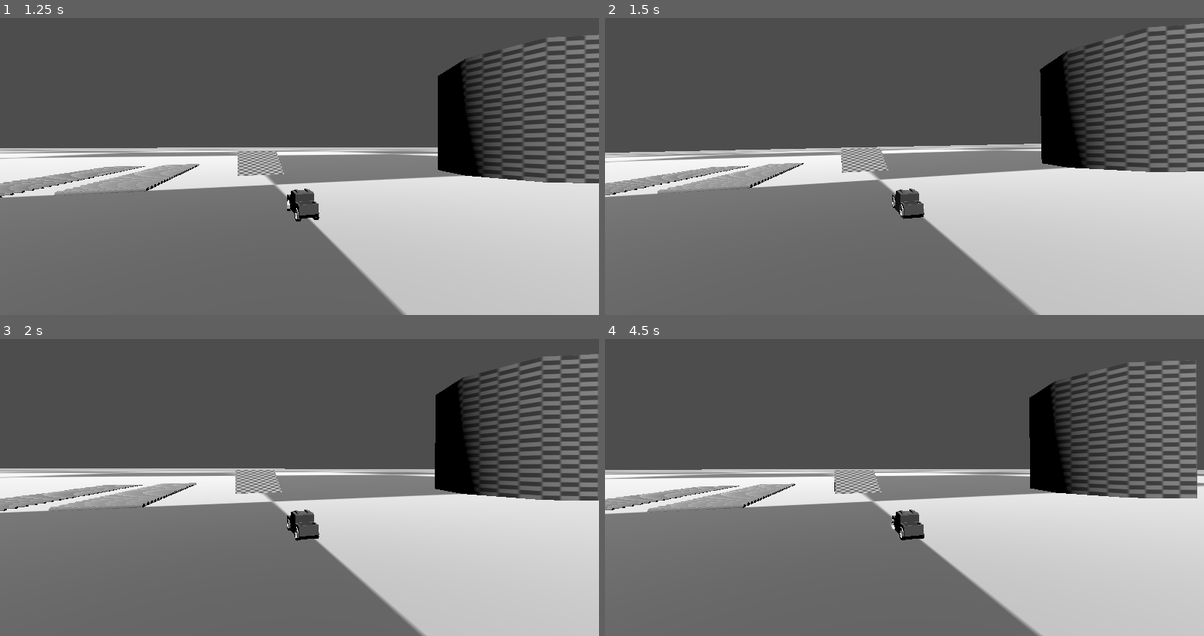
Above: before the commit, frames 1-4 (two rows, left to right).
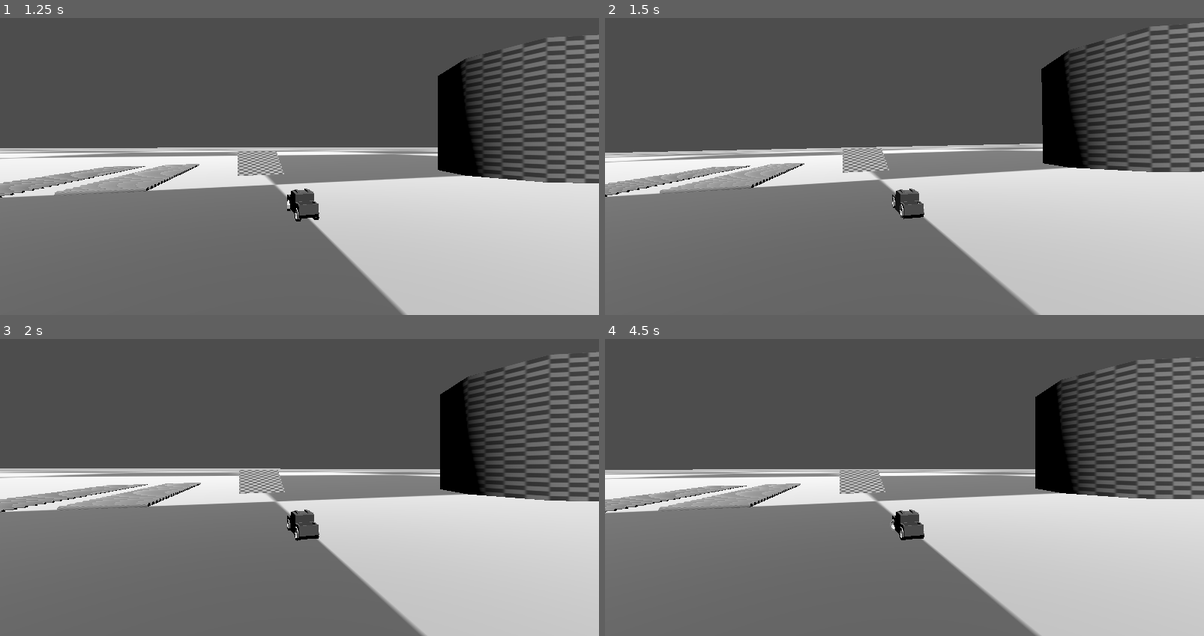
Above: after the commit, the same moments.

Repository: luankaike-code/jh_conclusao_dev
Game: Godot game, scene res://scenes/worlds/test/test_world.tscn
Same seed, same stepped clock (60 frames per second), same inputs: the game is played once before the commit and once after it.
Inputs:
- Up to frame 1 (1.25 s): hold D (game_turn_right) from 0.53 s (still down); tap S (game_deceleration) at 0.6 s
- Up to frame 2 (1.5 s): release D (game_turn_right) at 1.28 s; hold Shift (game_hand_brake) from 1.28 s (still down); tap S (game_deceleration) at 1.35 s
- Up to frame 3 (2 s): keep holding Shift (game_hand_brake)
- Up to frame 4 (4.5 s): release Shift (game_hand_brake) at 2.03 s; hold D (game_turn_right) 2.03-2.78 s; tap S (game_deceleration) every 0.75 s from 2.1 to 4.35 s; hold W (game_acceleration) 2.78-3.53 s; hold A (game_turn_left) from 3.53 s (still down)

Frame 1 is identical in both runs. In frame 2, 1.6% of the frame differs, in the area x 0-100%, y 1-68%; in frame 3, 5.2%; in frame 4, 6.7%, in the area x 0-100%, y 6-79%.

Commit message:
Create and Implement new car physic material

Diff:
--- /dev/null
+++ b/code-tcc-jh/data/physic_material/arcade_car.tres
@@ -0,0 +1,5 @@
+[gd_resource type="PhysicsMaterial" format=3 uid="uid://bitpfi2ldh8wt"]
+
+[resource]
+friction = 0.0
+rough = true
--- a/code-tcc-jh/scenes/raycast_car/raycast_car.tscn
+++ b/code-tcc-jh/scenes/raycast_car/raycast_car.tscn
@@ -1,6 +1,7 @@
 [gd_scene format=3 uid="uid://c11cau3bdgqax"]
 
 [ext_resource type="Script" uid="uid://c51lsova73q38" path="res://scenes/raycast_car/raycast_car.gd" id="1_46vcx"]
+[ext_resource type="PhysicsMaterial" uid="uid://bitpfi2ldh8wt" path="res://data/physic_material/arcade_car.tres" id="1_akiqn"]
 [ext_resource type="ArrayMesh" uid="uid://hvsdj6xo402k" path="res://assets/meshs/car1.tres" id="1_lsq2b"]
 [ext_resource type="PackedScene" uid="uid://fl6gqmnsc2hv" path="res://scenes/raycast_car/raycast_wheel/raycast_wheel.tscn" id="2_scyro"]
 
@@ -12,6 +13,7 @@
 
 [node name="RaycastCar" type="RigidBody3D" unique_id=1540622167 node_paths=PackedStringArray("wheels")]
 mass = 25.0
+physics_material_override = ExtResource("1_akiqn")
 script = ExtResource("1_46vcx")
 wheels = [NodePath("RaycastWheelBL"), NodePath("RaycastWheelBR"), NodePath("RaycastWheelFL"), NodePath("RaycastWheelFR")]
 
